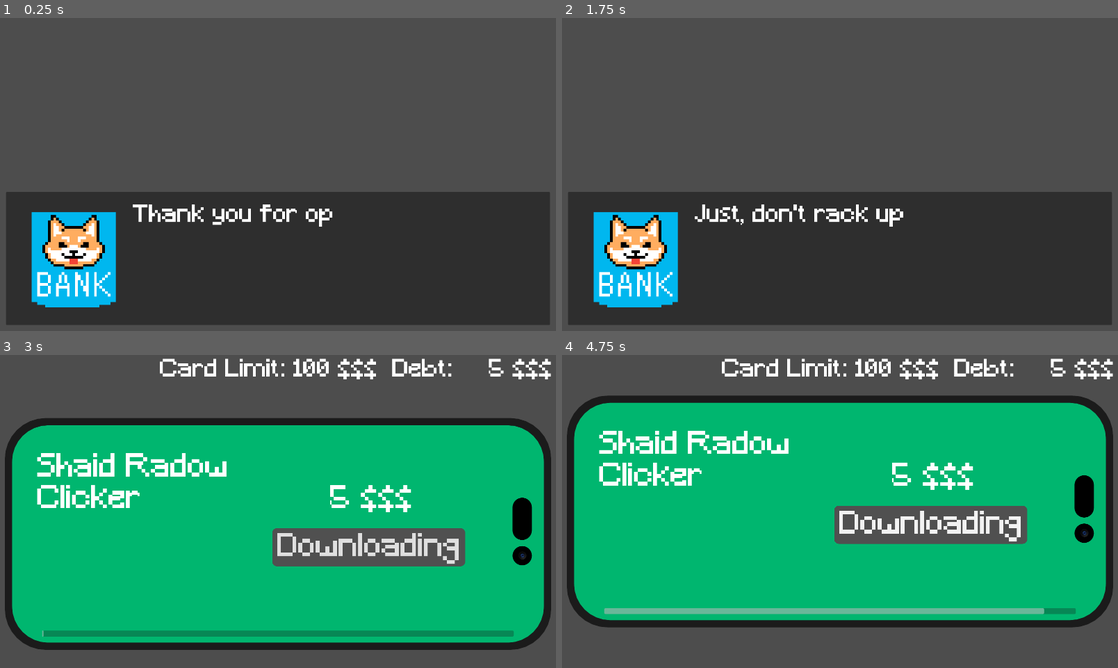
Above: before the commit, frames 1-4 (two rows, left to right).
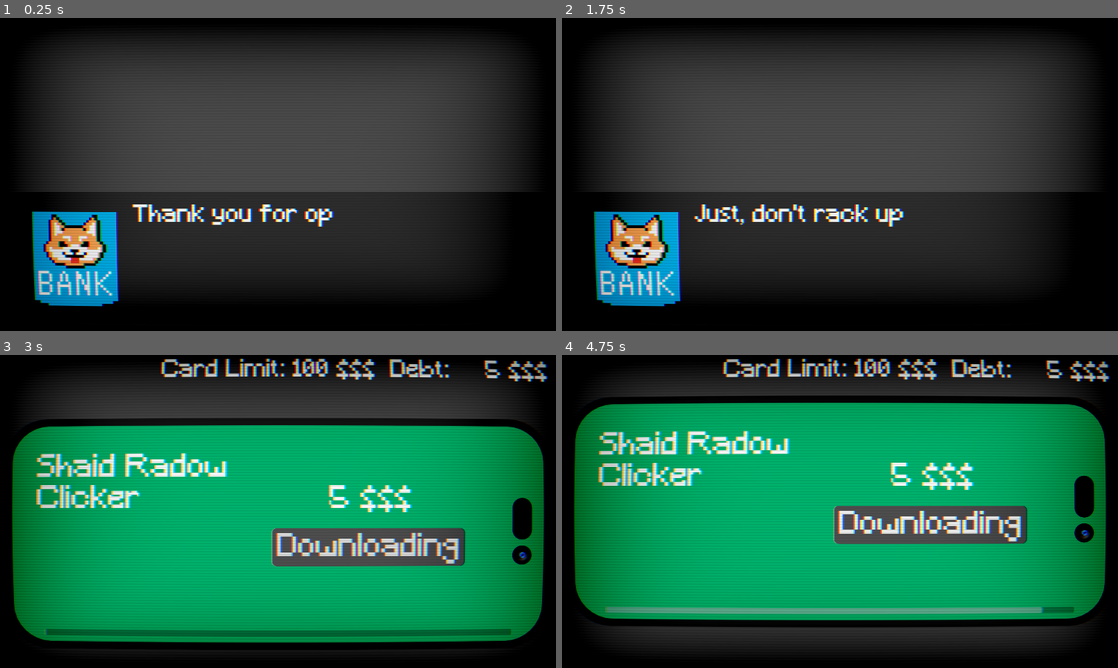
Above: after the commit, the same moments.

Repository: Heinrich-XIAO/average-mobile-game
Game: Godot game, scene res://scenes/Root.tscn
Two runs of this game, one before a commit and one after it. Both use one fixed random seed, a clock stepped at 60 frames per second and the inputs below.
Inputs (mouse positions are in pixels of both pictures, inside the frame that each line leads up to):
- Up to frame 1 (0.25 s): no input
- Up to frame 2 (1.75 s): tap Enter at 0.5, 0.6 s; move the mouse to (962, 158) at 0.52 s; click (962, 158) at 0.67 s; tap Space at 1.25 s; move the mouse to (728, 190) at 1.27 s; tap F at 1.35 s; click (728, 190) at 1.42 s
- Up to frame 3 (3 s): move the mouse to (333, 442) at 2.02 s; tap Enter at 2.1 s; click (333, 442) at 2.17 s; click "Buy Game" at 2.75 s
- Up to frame 4 (4.75 s): tap Enter at 3.5 s; move the mouse to (812, 574) at 3.52 s; tap F at 3.6 s; click (812, 574) at 3.67 s; click "Downloading" at 4.25 s

The runs differ from the first frame. In frame 1, 54% of the frame differs, in the area x 0-100%, y 0-100%; in frame 2, 54%; in frame 3, 60%; in frame 4, 60%.

Commit message:
better post processing shader

Diff:
--- a/Globals.gd
+++ b/Globals.gd
@@ -3,6 +3,8 @@
 signal debt_changed(newvalue)
 signal debt_increased(newvalue)
 var debt: int = 0 : set = set_debt
+
+var total_spent: int = 0
 
 signal debt_limit_changed(newvalue)
 var debt_limit: int = 100 : set = set_debt_limit
@@ -21,6 +23,7 @@
 func set_debt(value):
 	if debt < value:
 		emit_signal("debt_increased", value)
+		total_spent += value - debt
 	debt = value
 	emit_signal("debt_changed", value)
 
--- a/scenes/Game.tscn
+++ b/scenes/Game.tscn
@@ -473,7 +473,7 @@
 stream = ExtResource("4_aug50")
 volume_db = 18.11
 
-[node name="Background" type="AudioStreamPlayer2D" parent="."]
+[node name="Background" type="AudioStreamPlayer" parent="."]
 stream = ExtResource("3_cpr0p")
 parameters/looping = true
 
@@ -565,10 +565,10 @@
 anchor_top = 1.0
 anchor_right = 1.0
 anchor_bottom = 1.0
-offset_left = -318.0
-offset_top = -373.0
-offset_right = -62.0
-offset_bottom = -117.0
+offset_left = -583.0
+offset_top = -487.0
+offset_right = -327.0
+offset_bottom = -231.0
 grow_horizontal = 0
 grow_vertical = 0
 texture = ExtResource("7_kiw3p")
@@ -732,6 +732,7 @@
 label_settings = SubResource("LabelSettings_r7sob")
 
 [node name="Congrats" type="CanvasLayer" parent="."]
+visible = false
 
 [node name="Panel" type="Panel" parent="Congrats"]
 anchors_preset = 15
--- a/scenes/Intro.tscn
+++ b/scenes/Intro.tscn
@@ -1,9 +1,10 @@
-[gd_scene load_steps=11 format=3 uid="uid://64xji1dgog3m"]
+[gd_scene load_steps=13 format=3 uid="uid://64xji1dgog3m"]
 
 [ext_resource type="Script" uid="uid://lgxvg6cegl2a" path="res://scripts/phone.gd" id="1_ywiat"]
 [ext_resource type="FontFile" uid="uid://c42lwm6ec4n06" path="res://Minecraft.ttf" id="2_mkji7"]
 [ext_resource type="StyleBox" uid="uid://bgk74gardftf2" path="res://downloading_game.tres" id="3_capyo"]
 [ext_resource type="StyleBox" uid="uid://btmlfjuc6cbf7" path="res://buy_game.tres" id="4_b2a04"]
+[ext_resource type="Shader" uid="uid://ccmiebd0ukehv" path="res://scenes/camera.gdshader" id="5_capyo"]
 [ext_resource type="Texture2D" uid="uid://cw41tnsipb0go" path="res://images/camera.png" id="5_mkji7"]
 
 [sub_resource type="StyleBoxFlat" id="StyleBoxFlat_t5lxn"]
@@ -29,6 +30,11 @@
 corner_radius_top_right = 50
 corner_radius_bottom_right = 50
 corner_radius_bottom_left = 50
+
+[sub_resource type="ShaderMaterial" id="ShaderMaterial_b2a04"]
+shader = ExtResource("5_capyo")
+shader_parameter/radius = 0.1
+shader_parameter/offset = Vector2(-0.01, 0.01)
 
 [sub_resource type="LabelSettings" id="LabelSettings_t5lxn"]
 font = ExtResource("2_mkji7")
@@ -196,7 +202,9 @@
 
 [node name="Camera" type="Sprite2D" parent="Panel"]
 z_index = 11
-position = Vector2(2114, 540)
+material = SubResource("ShaderMaterial_b2a04")
+position = Vector2(2113, 541)
+scale = Vector2(1.5, 1.5)
 texture = ExtResource("5_mkji7")
 
 [node name="Label" type="Label" parent="."]
--- /dev/null
+++ b/scenes/Root.gdshader
@@ -0,0 +1,27 @@
+shader_type canvas_item;
+
+const float curvature = 7.0;
+const float vignette_multiplier = 1.0;
+uniform float color_offset : hint_range(0.0, 0.01) = 0.002;
+
+uniform sampler2D screen_texture : hint_screen_texture, filter_linear_mipmap;
+
+void fragment() {
+    vec2 centered_uv = SCREEN_UV * 2.0 - 1.0;
+    vec2 uv_offset = centered_uv.yx / curvature;
+    vec2 warped_uv = centered_uv + centered_uv * uv_offset * uv_offset;
+    vec2 base_uv = (warped_uv + 1.0) / 2.0;
+
+    vec3 cutoff = vec3(step(abs(warped_uv.x), 1.0) * step(abs(warped_uv.y), 1.0));
+    vec3 scan_lines = vec3(sin(warped_uv.y * 180.0 * 2.0) * 0.05 + 0.95);
+    vec3 vignette = vec3(length(pow(abs(centered_uv), vec2(4.0)) / 3.0));
+
+    float r = textureLod(screen_texture, base_uv + vec2(color_offset, 0.0), 0.0).r;
+    float g = textureLod(screen_texture, base_uv, 0.0).g;
+    float b = textureLod(screen_texture, base_uv - vec2(color_offset, 0.0), 0.0).b;
+
+    vec3 separated_color = vec3(r, g, b);
+    vec3 final_color = separated_color * cutoff * scan_lines - vignette * vignette_multiplier;
+
+    COLOR = vec4(final_color, 1.0);
+}
--- a/scenes/Root.tscn
+++ b/scenes/Root.tscn
@@ -1,10 +1,19 @@
-[gd_scene load_steps=6 format=3 uid="uid://lwk21bgyu8g1"]
+[gd_scene load_steps=9 format=3 uid="uid://lwk21bgyu8g1"]
 
 [ext_resource type="PackedScene" uid="uid://dnnka5th1gldj" path="res://scenes/Dialog.tscn" id="1_1bxvr"]
 [ext_resource type="Script" uid="uid://c55jcsmfwvrfs" path="res://scripts/root.gd" id="1_m7djw"]
 [ext_resource type="LabelSettings" uid="uid://dk2wkwyjhrjcg" path="res://font.tres" id="3_t5xp5"]
 [ext_resource type="PackedScene" uid="uid://64xji1dgog3m" path="res://scenes/Intro.tscn" id="5_5npxh"]
 [ext_resource type="PackedScene" uid="uid://c6e85mo505ud1" path="res://scenes/Game.tscn" id="6_5npxh"]
+[ext_resource type="Shader" uid="uid://b6f0rq08uti3u" path="res://scenes/Root.gdshader" id="6_c618l"]
+
+[sub_resource type="ShaderMaterial" id="ShaderMaterial_0x7h0"]
+shader = ExtResource("6_c618l")
+shader_parameter/color_offset = 0.002
+
+[sub_resource type="QuadMesh" id="QuadMesh_3wcpb"]
+size = Vector2(2304, 1296)
+center_offset = Vector3(1152, 648, 0)
 
 [node name="Root" type="Control"]
 layout_mode = 3
@@ -38,7 +47,7 @@
 offset_left = -1641.0
 offset_top = 15.0
 offset_right = -15.0
-offset_bottom = 99.0
+offset_bottom = 114.0
 grow_horizontal = 0
 
 [node name="Limit and Debt" type="Label" parent="HBoxContainer"]
@@ -53,3 +62,10 @@
 text = "0 $$$"
 label_settings = ExtResource("3_t5xp5")
 horizontal_alignment = 2
+
+[node name="CanvasLayer" type="CanvasLayer" parent="."]
+layer = 128
+
+[node name="MeshInstance2D" type="MeshInstance2D" parent="CanvasLayer"]
+material = SubResource("ShaderMaterial_0x7h0")
+mesh = SubResource("QuadMesh_3wcpb")
--- /dev/null
+++ b/scenes/camera.gdshader
@@ -0,0 +1,22 @@
+shader_type canvas_item;
+
+uniform float radius : hint_range(0.0, 0.5) = 0.1; // in UV units (0.5 = max round)
+uniform vec2 offset = vec2(0.0, 0.0);
+
+void fragment() {
+    // Brighten base color
+    vec4 col = vec4(COLOR.rgb * 3.0, 1.0);
+
+    // Centered UV coords (-0.5 .. 0.5)
+    vec2 uv = UV - 0.5 + offset;
+    vec2 half_size = vec2(0.5);
+
+    // Rounded rectangle SDF
+    vec2 d = length(uv) - (half_size - vec2(radius));
+    float dist = length(max(d, 0.0)) + min(max(d.x, d.y), 0.0);
+
+    // Hard cutoff (inside = 1, outside = 0)
+    float alpha = dist < 0.0 ? 1.0 : 0.0;
+
+    COLOR = vec4(col.rgb, alpha);
+}
--- a/scenes/game.gd
+++ b/scenes/game.gd
@@ -7,10 +7,10 @@
 var start_time: float = 30
 var time: float = start_time
 
+var can_start_time:bool = false
+
 var level_number: int = 0
-
 var won: bool = false
-
 var previous_loot: String = ""
 
 @onready var trump : CompressedTexture2D = load("res://images/trump.png")
@@ -123,7 +123,7 @@
 func _process(delta):
 	count += delta * total_cps
 
-	if self.visible and not $Congrats.visible and time > 0:
+	if self.visible and not $Congrats.visible and time > 0 and can_start_time:
 		time -= delta
 		$stopwatch.text = str(int(time-floor(time/60)*60))\
 		+"." + str(int(time*100-floor(time)*100)).pad_zeros(2)
@@ -142,18 +142,26 @@
 	var current_level_data = level_data[current_level]
 	Globals.debt_limit = current_level_data["debt_limit"]
 
-	var prev_click_goal = Globals.click_goal
-	print(Globals.click_goal)
 	Globals.click_goal = current_level_data["click_goal"]
 	start_time = current_level_data["start_time"]
 
-	print(prev_click_goal, Globals.click_goal)
-	if prev_click_goal != Globals.click_goal:
-		Globals.send_dialog(["Your goal is now %s. Click when you are ready." % str(int(Globals.click_goal))], trump, false, func ():
+	if won:
+		Globals.send_dialog(["Your goal is now %s in %s seconds and your limit has been changed to %s. Click when you are ready." % [str(int(Globals.click_goal)), str(int(start_time)), str(int(Globals.debt_limit))]], trump, false, func ():
 			time = start_time # Setting time to a non-zero value starts the count down
+			$Congrats.hide()
+			$LootboxPopup.hide()
 		)
 	else:
 		time = start_time
+
+func fade_out_audio(player: AudioStreamPlayer, duration: float = 1.5):
+	var tween = create_tween()
+	tween.tween_property(player, "volume_db", -80.0, duration) # -80 dB = silent
+
+func shown():
+	$stopwatch.text = "30.00Q"
+	await Fade.fade_in(1.0, Color.BLACK, "Diamond").finished
+	can_start_time = true
 
 func _ready() -> void:
 	$HBoxContainer/MarginContainer/Energy.text = str(energy)
@@ -174,19 +182,20 @@
 		if event is InputEventMouseButton and not event.pressed and event.button_index == MOUSE_BUTTON_LEFT:
 			$Congrats.hide()
 			$LootboxPopup.hide()
+			time = 0
+			if won:
+				level_number += 1
+
+				if level_number == len(level_data):
+					Globals.send_dialog(["Suspicious transactions have been found on your account worth %s $$$." % str(Globals.total_spent), "We have frozen your card."], shiba_bank, false, func ():
+						Fade.fade_out(3)
+						fade_out_audio($Background)
+					)
+					return
 			count = 0
 			energy = 5
 			total_cps = 0
 			Globals.debt = 0
-
-			if won:
-				level_number += 1
-
-				if level_number == len(level_data):
-					Globals.send_dialog(["We saw some suspicious activity on your account, so we'll be closing it."], shiba_bank, false, func ():
-						Fade.fade_out(3)
-					)
-					return
 			reset_level(level_number)
 	)
 
--- /dev/null
+++ b/scenes/start_menu.tscn
@@ -0,0 +1,52 @@
+[gd_scene load_steps=4 format=3 uid="uid://t7jqcqyvtitk"]
+
+[ext_resource type="FontFile" uid="uid://c42lwm6ec4n06" path="res://Minecraft.ttf" id="1_thu50"]
+[ext_resource type="StyleBox" uid="uid://i8wxiocywuwd" path="res://scenes/okay.tres" id="2_m7x51"]
+
+[sub_resource type="LabelSettings" id="LabelSettings_thu50"]
+font = ExtResource("1_thu50")
+font_size = 208
+
+[node name="StartMenu" type="Control"]
+layout_mode = 3
+anchors_preset = 15
+anchor_right = 1.0
+anchor_bottom = 1.0
+grow_horizontal = 2
+grow_vertical = 2
+
+[node name="OK" type="Button" parent="."]
+custom_minimum_size = Vector2(300, 0)
+layout_mode = 1
+anchors_preset = 8
+anchor_left = 0.5
+anchor_top = 0.5
+anchor_right = 0.5
+anchor_bottom = 0.5
+offset_left = -150.0
+offset_top = 52.0
+offset_right = 150.0
+offset_bottom = 144.0
+grow_horizontal = 2
+grow_vertical = 2
+theme_override_colors/font_color = Color(1, 1, 1, 1)
+theme_override_fonts/font = ExtResource("1_thu50")
+theme_override_font_sizes/font_size = 96
+theme_override_styles/focus = ExtResource("2_m7x51")
+theme_override_styles/hover_pressed = ExtResource("2_m7x51")
+theme_override_styles/hover = ExtResource("2_m7x51")
+theme_override_styles/pressed = ExtResource("2_m7x51")
+theme_override_styles/normal = ExtResource("2_m7x51")
+text = "Start"
+
+[node name="Label" type="Label" parent="."]
+layout_mode = 1
+anchors_preset = 10
+anchor_right = 1.0
+offset_top = 175.0
+offset_bottom = 594.0
+grow_horizontal = 2
+text = "Average Mobile Game"
+label_settings = SubResource("LabelSettings_thu50")
+horizontal_alignment = 1
+autowrap_mode = 2
--- a/scripts/dialog.gd
+++ b/scripts/dialog.gd
@@ -52,7 +52,6 @@
 	is_going_brrr = false
 	$TypingSFX.stop()
 
-
 func send_multiple_dialogs(texts: Array, pfp, callback: Callable = func (): pass, skippable=true):
 	panel.show()
 	$Buy.hide()
--- a/scripts/phone.gd
+++ b/scripts/phone.gd
@@ -37,6 +37,7 @@
 	open_button.connect("gui_input", func (event):
 		if event is InputEventMouseButton and not event.pressed and event.button_index == MOUSE_BUTTON_LEFT and not has_pressed_open:
 			Globals.send_dialog(["Your goal is to get to %s clicks in 30 seconds. Countdown starts when you click." % str(int(Globals.click_goal))], trump, true, func ():
+				await Fade.fade_out(1.0, Color.BLACK, "Diamond").finished
 				Globals.bought_game_state = true
 			)
 			has_pressed_open = true
--- a/scripts/root.gd
+++ b/scripts/root.gd
@@ -14,6 +14,7 @@
 func _game_starts():
 	$Intro.hide()
 	$Game.show()
+	$Game.shown()
 	$Game/Background.play()
 
 func _ready():
Not shown, added: scenes/Root.gdshader.uid
Not shown, added: scenes/camera.gdshader.uid
